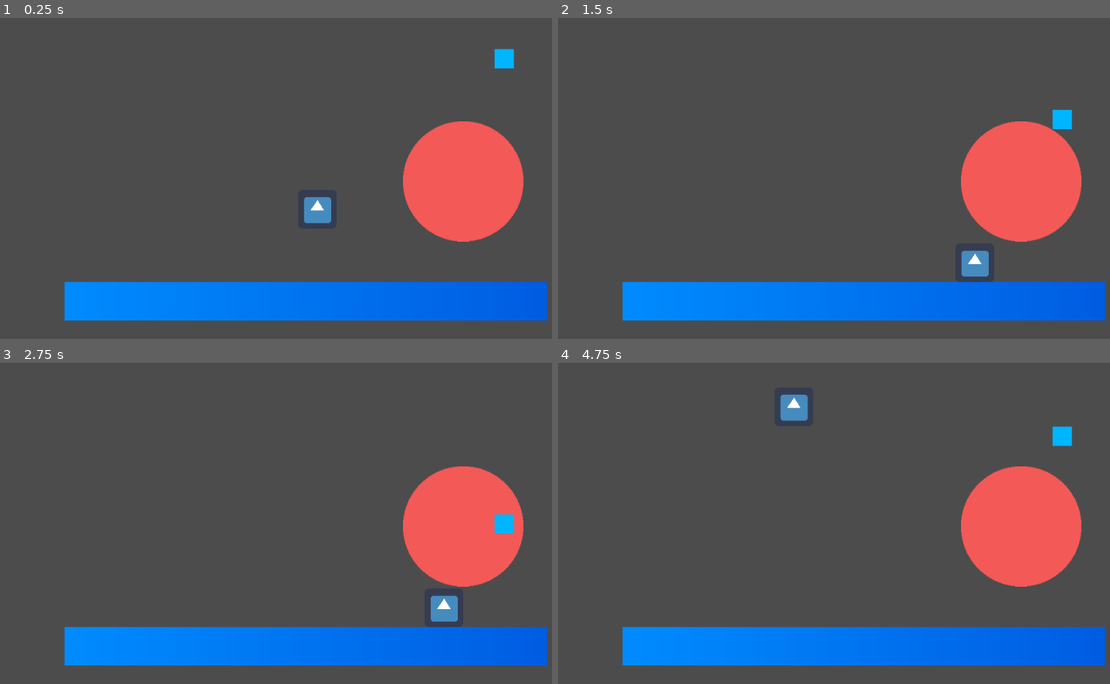
Above: before the commit, frames 1-4 (two rows, left to right).
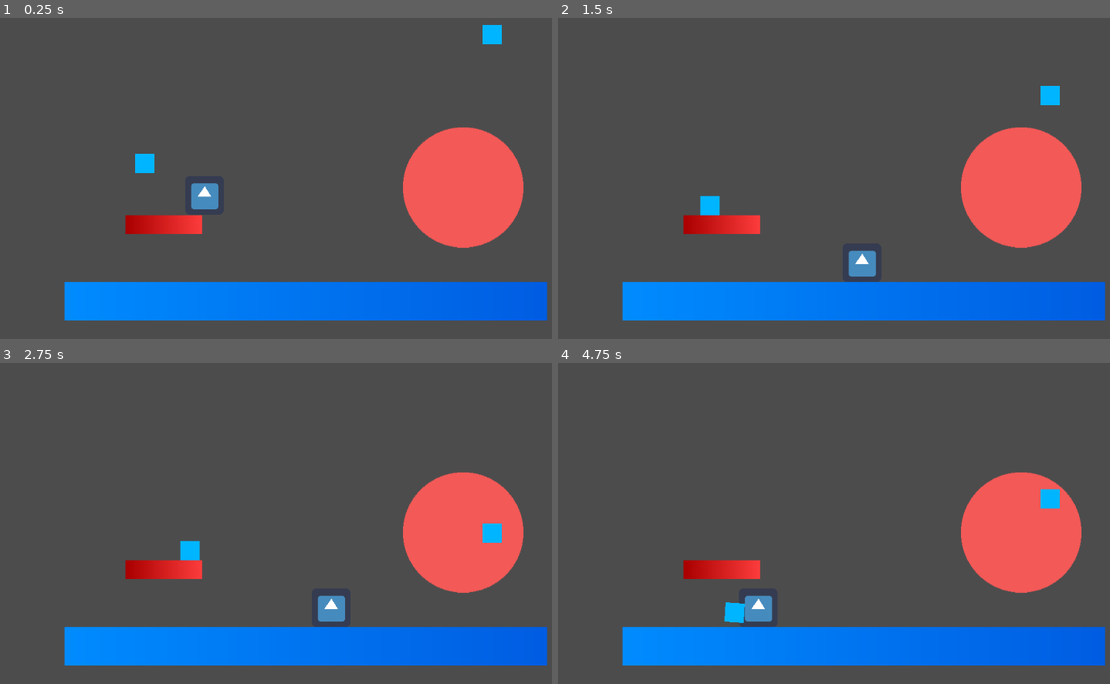
Above: after the commit, the same moments.

Repository: nightblade9/godot-experiments
Game: Godot game, scene res://Main.tscn
The game is run twice, just before and just after one commit, with the same random seed, the same clock (stepped at 60 frames per second) and the same inputs. The engine's default icon, where the game draws it, is replaced by a stand-in: a white triangle on a blue panel in a dark square.
Inputs:
- Up to frame 1 (0.25 s): no input
- Up to frame 2 (1.5 s): tap Enter at 0.5 s; hold Right 0.53-1.28 s; hold Left from 1.28 s (still down)
- Up to frame 3 (2.75 s): release Left at 2.03 s; hold Right from 2.03 s (still down)
- Up to frame 4 (4.75 s): release Right at 2.78 s; hold Up 2.78-3.53 s; hold Left from 3.53 s (still down)

The runs differ from the first frame. In frame 1, 3.2% of the frame differs, in the area x 22-95%, y 2-72%; in frame 2, 3.3%; in frame 3, 3.2%; in frame 4, 3.3%, in the area x 22-95%, y 9-82%.

Commit message:
Conveyer belt!

Diff:
--- a/physics-experiments/Main.tscn
+++ b/physics-experiments/Main.tscn
@@ -24,12 +24,21 @@
 [sub_resource type="RectangleShape2D" id=6]
 extents = Vector2( 16, 16 )
 
+[sub_resource type="Gradient" id=7]
+colors = PoolColorArray( 0.666667, 0, 0, 1, 1, 0.243137, 0.243137, 1 )
+
+[sub_resource type="GradientTexture" id=8]
+gradient = SubResource( 7 )
+
+[sub_resource type="RectangleShape2D" id=9]
+extents = Vector2( 64, 16 )
+
 [node name="Node2D" type="Node2D"]
 script = ExtResource( 1 )
 
 [node name="Antigravity" type="Area2D" parent="."]
 editor/display_folded = true
-position = Vector2( 767.961, 331.723 )
+position = Vector2( 767.961, 341.723 )
 space_override = 3
 gravity_vec = Vector2( 0, -1 )
 linear_damp = 0.0
@@ -48,7 +57,7 @@
 
 [node name="Player" type="KinematicBody2D" parent="."]
 editor/display_folded = true
-position = Vector2( 525.853, 364.467 )
+position = Vector2( 338.956, 350.519 )
 script = ExtResource( 3 )
 
 [node name="Sprite" type="Sprite" parent="Player"]
@@ -83,7 +92,8 @@
 }
 
 [node name="Block" type="RigidBody2D" parent="."]
-position = Vector2( 836.123, 124.964 )
+editor/display_folded = true
+position = Vector2( 816.123, 84.9641 )
 contacts_reported = 1
 contact_monitor = true
 
@@ -100,5 +110,44 @@
 __meta__ = {
 "_edit_lock_": true
 }
+
+[node name="Block2" type="RigidBody2D" parent="."]
+editor/display_folded = true
+position = Vector2( 240.064, 299.283 )
+contacts_reported = 1
+contact_monitor = true
+
+[node name="Sprite" type="Sprite" parent="Block2"]
+texture = ExtResource( 5 )
+region_enabled = true
+region_rect = Rect2( 0, 0, 32, 32 )
+__meta__ = {
+"_edit_lock_": true
+}
+
+[node name="CollisionShape2D" type="CollisionShape2D" parent="Block2"]
+shape = SubResource( 6 )
+__meta__ = {
+"_edit_lock_": true
+}
+
+[node name="Conveyer" type="StaticBody2D" parent="."]
+position = Vector2( 270.775, 403.24 )
+constant_linear_velocity = Vector2( 50, 0 )
+
+[node name="Sprite" type="Sprite" parent="Conveyer"]
+position = Vector2( 0.671324, 0.104675 )
+scale = Vector2( 0.0622435, 31.3555 )
+texture = SubResource( 8 )
+region_rect = Rect2( 128, 32, 0, 0 )
+__meta__ = {
+"_edit_lock_": true
+}
+
+[node name="CollisionShape2D" type="CollisionShape2D" parent="Conveyer"]
+shape = SubResource( 9 )
+__meta__ = {
+"_edit_lock_": true
+}
 [connection signal="body_entered" from="Antigravity" to="." method="_on_Antigravity_body_entered"]
 [connection signal="body_exited" from="Antigravity" to="." method="_on_Antigravity_body_exited"]
Not shown: 1 places in physics-experiments/Main.tscn that only renumber resources
